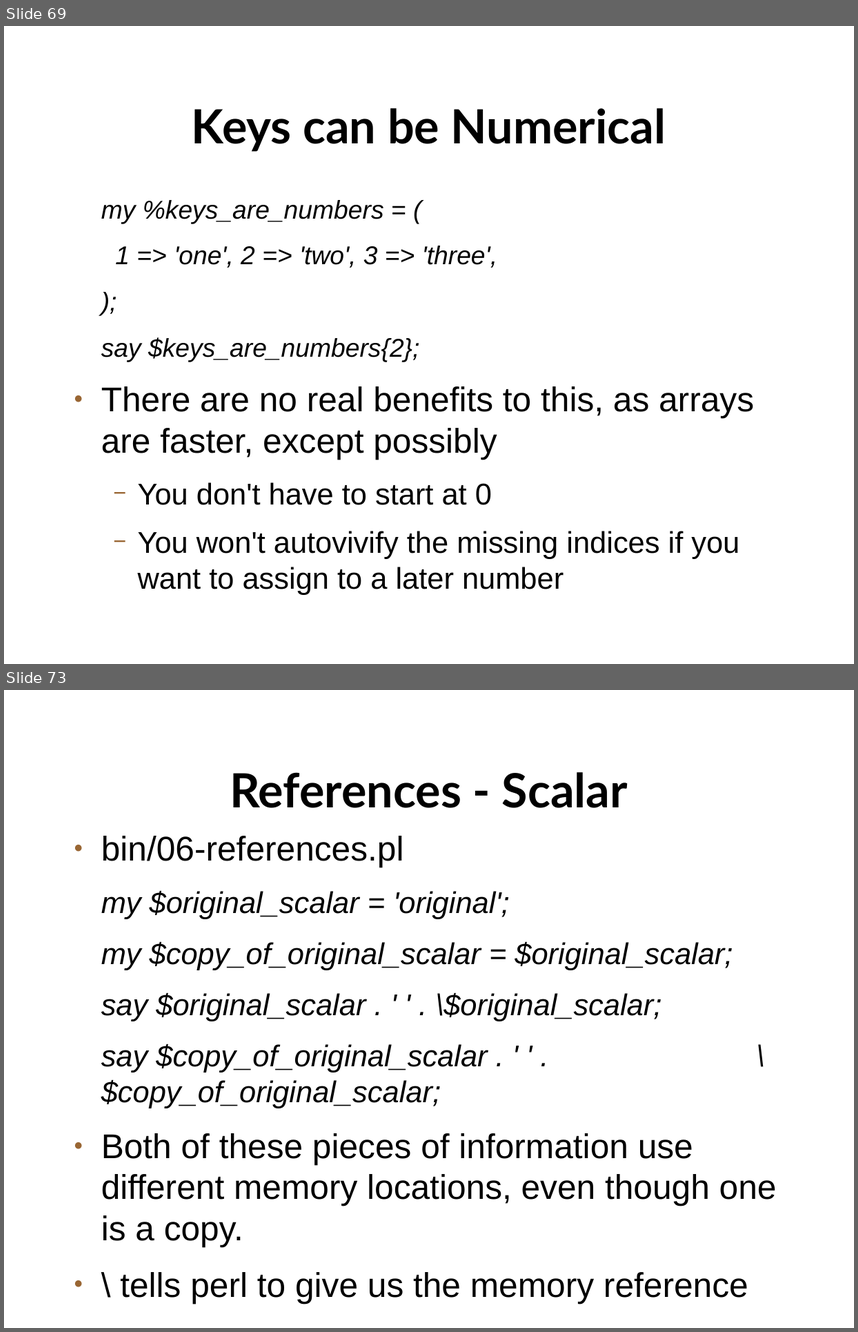
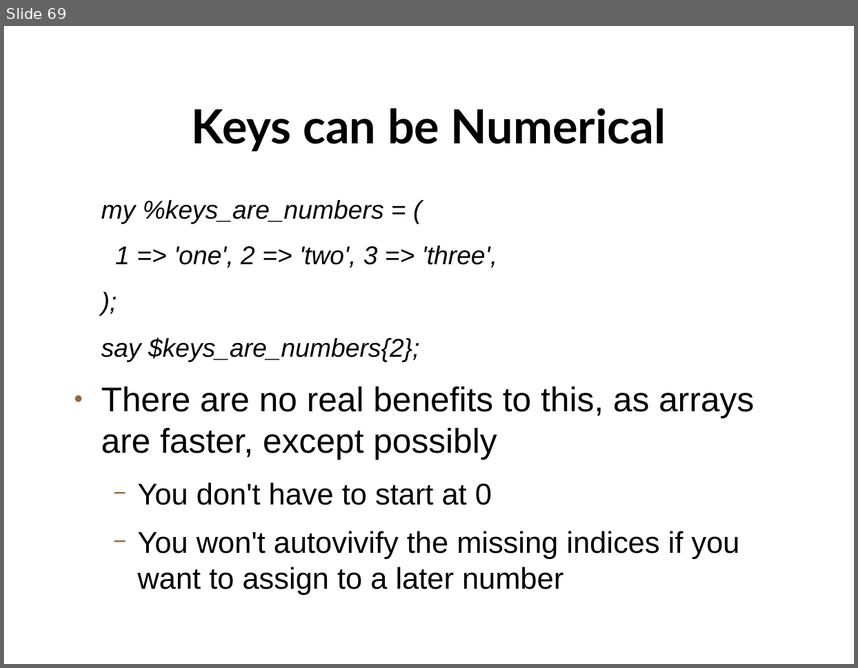
Before and after one commit to setitesuk/basic_perl_course, a slide deck: 04-variables_and_data_structures/variables_data_structures.odp. Shown one above the other, each under a label of ours: slides 69 and 73 before the commit, slide 69 after it; the slides between them are not shown. The pictures are 858x1332 and 858x668 pixels, drawn with LibreOffice and Linux fonts; fonts in the diff are those of the drawing; background and template pictures are left out. Boxes give left, top, right and bottom in pixels: in the first picture for what was removed or moved away, otherwise in the second. Text is boxed around its words. In the diff, an @@ line names an element or a change of style, - is before the commit and + after.

Commit message:
separate out variable from references and data structures

```diff
--- a/04-variables_and_data_structures/variables_data_structures.odp
+++ b/04-variables_and_data_structures/variables_data_structures.odp
@@ slide 73 removed at bbox=[4, 690, 854, 1328], background picture (left out) @@
@@ title removed at bbox=[230, 772, 628, 808] @@
-References - Scalar
@@ text removed at bbox=[101, 836, 777, 1303] @@
-● bin/06-references.pl
-my $original_scalar = 'original';
-my $copy_of_original_scalar = $original_scalar;
-say $original_scalar . ' ' . \$original_scalar;
-say $copy_of_original_scalar . ' ' . \$copy_of_original_scalar;
-● Both of these pieces of information use different memory locations, even though one is a copy.
-● \ tells perl to give us the memory reference
```
Also in this commit, not shown: 2 slides changed, 26 other slides removed, 5 other files.
